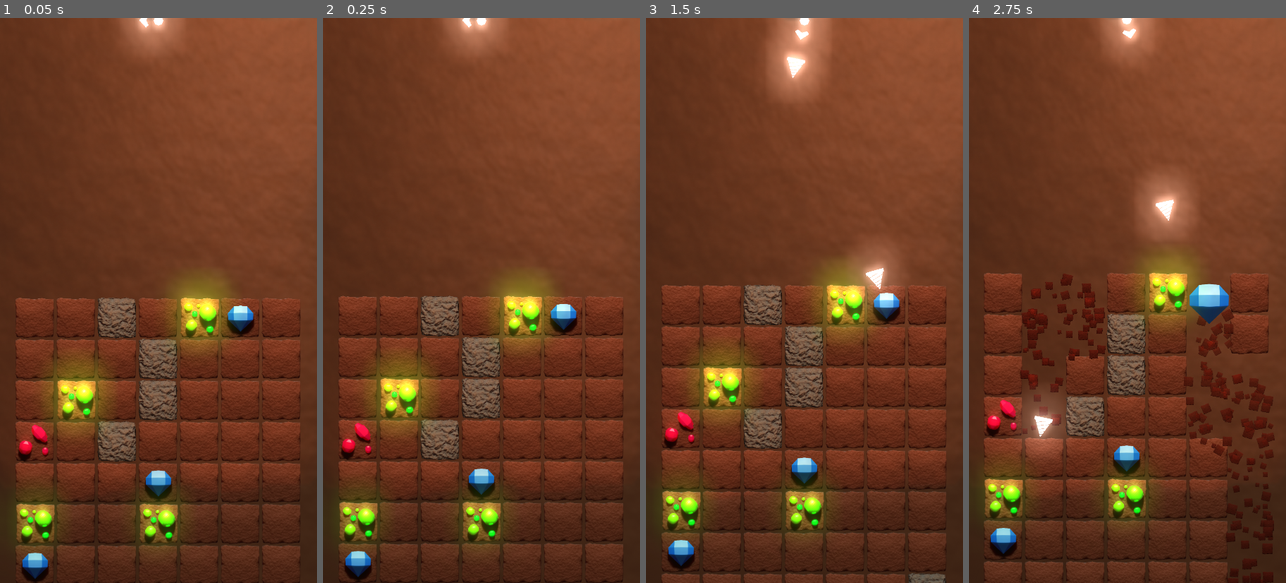
Above: before the commit, frames 1-4 (left to right).
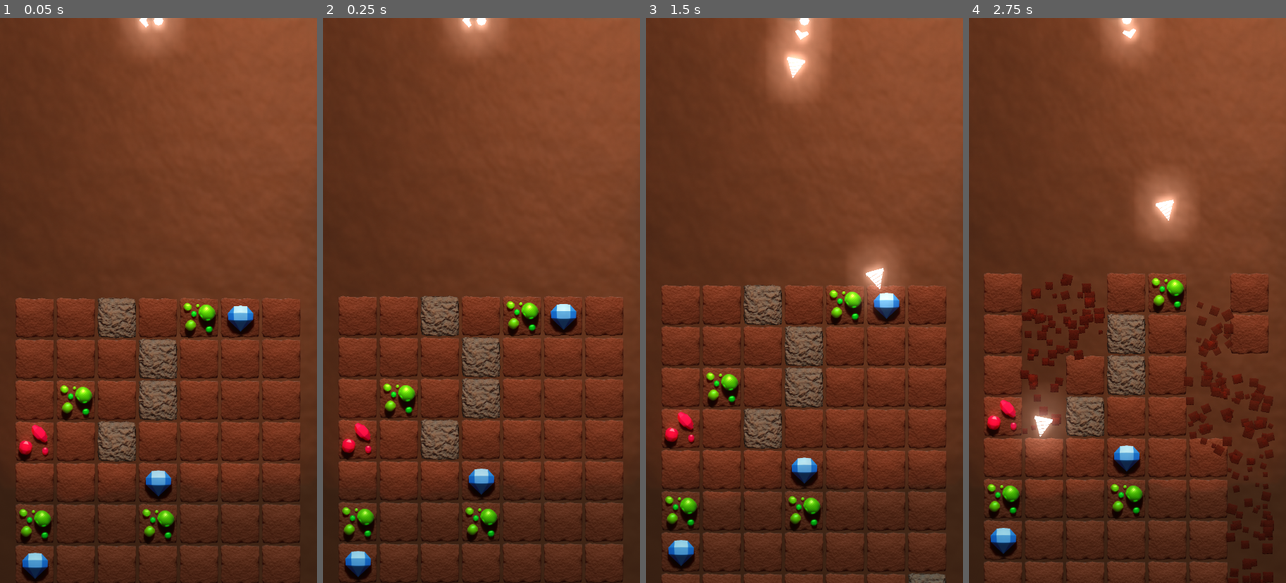
Above: after the commit, the same moments.

Repository: Maxic/arcade
Game: Godot game, scene res://main.tscn
The game is run twice, just before and just after one commit, with the same random seed, the same clock (stepped at 60 frames per second) and the same inputs.
Inputs (mouse positions are in pixels of both pictures, inside the frame that each line leads up to):
- Up to frame 1 (0.05 s): no input
- Up to frame 2 (0.25 s): no input
- Up to frame 3 (1.5 s): move the mouse to (874, 272) at 0.52 s; click (874, 272) at 0.6 s; move the mouse to (741, 328) at 1.27 s; click (741, 328) at 1.35 s
- Up to frame 4 (2.75 s): move the mouse to (1159, 176) at 2.02 s; click (1159, 176) at 2.1 s

The runs differ from the first frame. In frame 1, 6.4% of the frame differs, in the area x 4-74%, y 45-94%; in frame 2, 6.4%, in the area x 4-74%, y 45-93%; in frame 3, 6.0%; in frame 4, 5.4%.

Commit message:
made a class for blocks

Diff:
--- a/main.tscn
+++ b/main.tscn
@@ -4,7 +4,7 @@
 [ext_resource path="res://scenes/bot.tscn" type="PackedScene" id=2]
 [ext_resource path="res://script/shake_cam.gd" type="Script" id=3]
 [ext_resource path="res://assets/bg.png" type="Texture" id=4]
-[ext_resource path="res://assets/emeralds_xs.png" type="Texture" id=5]
+[ext_resource path="res://assets/emerald_xs.png" type="Texture" id=5]
 [ext_resource path="res://assets/dirt_xs.png" type="Texture" id=6]
 
 [sub_resource type="RectangleShape2D" id=1]
--- a/project.godot
+++ b/project.godot
@@ -7,6 +7,16 @@
 ;   param=value ; assign values to parameters
 
 config_version=4
+
+_global_script_classes=[ {
+"base": "Node2D",
+"class": "Block",
+"language": "GDScript",
+"path": "res://script/block.gd"
+} ]
+_global_script_class_icons={
+"Block": ""
+}
 
 [application]
 
--- /dev/null
+++ b/scenes/block_collider.tscn
@@ -0,0 +1,14 @@
+[gd_scene load_steps=3 format=2]
+
+[ext_resource path="res://script/block_collider.gd" type="Script" id=1]
+
+[sub_resource type="RectangleShape2D" id=1]
+extents = Vector2( 70, 70 )
+
+[node name="block_collider" type="Area2D"]
+script = ExtResource( 1 )
+
+[node name="collisionshape" type="CollisionShape2D" parent="."]
+shape = SubResource( 1 )
+
+[connection signal="body_entered" from="." to="." method="_on_block_collider_body_entered"]
--- a/scenes/diamond_block.tscn
+++ /dev/null
@@ -1,33 +0,0 @@
-[gd_scene load_steps=6 format=2]
-
-[ext_resource path="res://assets/diamond_xs.png" type="Texture" id=1]
-[ext_resource path="res://script/diamond_block.gd" type="Script" id=2]
-
-[sub_resource type="Shader" id=1]
-code = "shader_type canvas_item;
-
-void vertex() {
-  // Animate Sprite moving in big circle around its location
-  VERTEX += vec2(cos(TIME)*100.0, sin(TIME)*100.0);
-}"
-
-[sub_resource type="ShaderMaterial" id=2]
-shader = SubResource( 1 )
-
-[sub_resource type="RectangleShape2D" id=3]
-extents = Vector2( 70, 70 )
-
-[node name="block" type="Area2D"]
-material = SubResource( 2 )
-script = ExtResource( 2 )
-
-[node name="sprite" type="Sprite" parent="."]
-texture = ExtResource( 1 )
-centered = false
-
-[node name="block_collider" type="CollisionShape2D" parent="."]
-visible = false
-position = Vector2( 70, 70 )
-shape = SubResource( 3 )
-
-[connection signal="body_entered" from="." to="." method="_on_dirt_block_body_entered"]
--- a/scenes/dirt_block.tscn
+++ /dev/null
@@ -1,33 +0,0 @@
-[gd_scene load_steps=6 format=2]
-
-[ext_resource path="res://assets/dirt_xs.png" type="Texture" id=1]
-[ext_resource path="res://script/dirt_block.gd" type="Script" id=2]
-
-[sub_resource type="Shader" id=1]
-code = "shader_type canvas_item;
-
-void vertex() {
-  // Animate Sprite moving in big circle around its location
-  VERTEX += vec2(cos(TIME)*100.0, sin(TIME)*100.0);
-}"
-
-[sub_resource type="ShaderMaterial" id=2]
-shader = SubResource( 1 )
-
-[sub_resource type="RectangleShape2D" id=3]
-extents = Vector2( 70, 70 )
-
-[node name="block" type="Area2D"]
-material = SubResource( 2 )
-script = ExtResource( 2 )
-
-[node name="sprite" type="Sprite" parent="."]
-texture = ExtResource( 1 )
-centered = false
-
-[node name="block_collider" type="CollisionShape2D" parent="."]
-visible = false
-position = Vector2( 70, 70 )
-shape = SubResource( 3 )
-
-[connection signal="body_entered" from="." to="." method="_on_dirt_block_body_entered"]
--- a/scenes/emerald_block.tscn
+++ /dev/null
@@ -1,35 +0,0 @@
-[gd_scene load_steps=6 format=2]
-
-[ext_resource path="res://assets/emeralds_xs.png" type="Texture" id=1]
-[ext_resource path="res://script/emerald_block.gd" type="Script" id=2]
-
-[sub_resource type="Shader" id=1]
-code = "shader_type canvas_item;
-
-void vertex() {
-  // Animate Sprite moving in big circle around its location
-  VERTEX += vec2(cos(TIME)*100.0, sin(TIME)*100.0);
-}"
-
-[sub_resource type="ShaderMaterial" id=2]
-shader = SubResource( 1 )
-
-[sub_resource type="RectangleShape2D" id=3]
-extents = Vector2( 70, 70 )
-
-[node name="block" type="Area2D"]
-material = SubResource( 2 )
-script = ExtResource( 2 )
-
-[node name="sprite" type="Sprite" parent="."]
-modulate = Color( 1.5, 1.5, 1.5, 1 )
-position = Vector2( 2.82849, 0 )
-texture = ExtResource( 1 )
-centered = false
-
-[node name="block_collider" type="CollisionShape2D" parent="."]
-visible = false
-position = Vector2( 70, 70 )
-shape = SubResource( 3 )
-
-[connection signal="body_entered" from="." to="." method="_on_dirt_block_body_entered"]
--- a/scenes/rock_block.tscn
+++ /dev/null
@@ -1,33 +0,0 @@
-[gd_scene load_steps=6 format=2]
-
-[ext_resource path="res://assets/rock_xs.png" type="Texture" id=1]
-[ext_resource path="res://script/rock_block.gd" type="Script" id=2]
-
-[sub_resource type="Shader" id=1]
-code = "shader_type canvas_item;
-
-void vertex() {
-  // Animate Sprite moving in big circle around its location
-  VERTEX += vec2(cos(TIME)*100.0, sin(TIME)*100.0);
-}"
-
-[sub_resource type="ShaderMaterial" id=2]
-shader = SubResource( 1 )
-
-[sub_resource type="RectangleShape2D" id=3]
-extents = Vector2( 70, 70 )
-
-[node name="block" type="Area2D"]
-material = SubResource( 2 )
-script = ExtResource( 2 )
-
-[node name="sprite" type="Sprite" parent="."]
-texture = ExtResource( 1 )
-centered = false
-
-[node name="block_collider" type="CollisionShape2D" parent="."]
-visible = false
-position = Vector2( 70, 70 )
-shape = SubResource( 3 )
-
-[connection signal="body_entered" from="." to="." method="_on_dirt_block_body_entered"]
--- a/scenes/ruby_block.tscn
+++ /dev/null
@@ -1,33 +0,0 @@
-[gd_scene load_steps=6 format=2]
-
-[ext_resource path="res://assets/ruby_xs.png" type="Texture" id=1]
-[ext_resource path="res://script/ruby_block.gd" type="Script" id=2]
-
-[sub_resource type="Shader" id=1]
-code = "shader_type canvas_item;
-
-void vertex() {
-  // Animate Sprite moving in big circle around its location
-  VERTEX += vec2(cos(TIME)*100.0, sin(TIME)*100.0);
-}"
-
-[sub_resource type="ShaderMaterial" id=2]
-shader = SubResource( 1 )
-
-[sub_resource type="RectangleShape2D" id=3]
-extents = Vector2( 70, 70 )
-
-[node name="block" type="Area2D"]
-material = SubResource( 2 )
-script = ExtResource( 2 )
-
-[node name="sprite" type="Sprite" parent="."]
-texture = ExtResource( 1 )
-centered = false
-
-[node name="block_collider" type="CollisionShape2D" parent="."]
-visible = false
-position = Vector2( 70, 70 )
-shape = SubResource( 3 )
-
-[connection signal="body_entered" from="." to="." method="_on_dirt_block_body_entered"]
--- /dev/null
+++ b/script/block.gd
@@ -0,0 +1,49 @@
+extends Node2D
+class_name Block
+
+# preload assets and scenes
+var rock_sprite = preload("res://assets/rock_xs.png")
+var diamond_sprite = preload("res://assets/diamond_xs.png")
+var emerald_sprite = preload("res://assets/emerald_xs.png")
+var dirt_sprite = preload("res://assets/dirt_xs.png")
+var ruby_sprite = preload("res://assets/ruby_xs.png")
+
+var collider_scene = preload("res://scenes/block_collider.tscn")
+var particles_scene = preload("res://scenes/dirt_block_particles.tscn")
+
+func _init(type):
+	# General initialization needed for all types of blocks
+	var sprite = Sprite.new()
+	sprite.centered = false
+
+	var collider = collider_scene.instance()
+	collider.position = Vector2(collider.position.x + 70, collider.position.y + 70)
+	add_child(collider)
+
+	add_to_group("blocks")
+
+	# Set type
+	if type == "dirt":
+		sprite.texture = dirt_sprite
+	elif type == "emerald":
+		sprite.texture = emerald_sprite
+	elif type == "diamond":
+		sprite.texture = diamond_sprite
+	elif type == "ruby":
+		sprite.texture = ruby_sprite
+	elif type == "rock":
+		sprite.texture = rock_sprite
+
+	# add children
+	add_child(sprite)
+
+func destroy(body):
+	if body.is_in_group("drill"):
+		get_node("/root/main/shake_cam").trigger_shake = true
+
+		var particles = particles_scene.instance()
+		particles.position = Vector2(global_position.x + 70, global_position.y + 70)
+		particles.emitting = true
+		get_parent().add_child(particles)
+
+		queue_free()
--- /dev/null
+++ b/script/block_collider.gd
@@ -0,0 +1,4 @@
+extends Area2D
+
+func _on_block_collider_body_entered(body):
+	get_parent().destroy(body)
--- a/script/game_logic.gd
+++ b/script/game_logic.gd
@@ -13,19 +13,13 @@
 export var grid_height = 100
 export var grid_width = 7
 
-var dirt_block_scene = preload("res://scenes/dirt_block.tscn")
-var emerald_block_scene = preload("res://scenes/emerald_block.tscn")
-var rock_block_scene = preload("res://scenes/rock_block.tscn")
-var ruby_block_scene = preload("res://scenes/ruby_block.tscn")
-var diamond_block_scene = preload("res://scenes/diamond_block.tscn")
-
 func _ready():
 	# Populate dict with [roll_weight, acc_weight]
-	block_dict[dirt_block_scene] = 		[3.0, 0.0]
-	block_dict[emerald_block_scene] = 	[0.2, 0.0]
-	block_dict[diamond_block_scene] = 	[0.1, 0.0]
-	block_dict[ruby_block_scene] = 		[0.2, 0.0]
-	block_dict[rock_block_scene] = 		[0.3, 0.0]
+	block_dict["dirt"] = 	[3.0, 0.0]
+	block_dict["emerald"] = [0.2, 0.0]
+	block_dict["diamond"] = [0.1, 0.0]
+	block_dict["ruby"] = 	[0.2, 0.0]
+	block_dict["rock"] = 	[0.3, 0.0]
 
 	# initialize the dict so blocks can be picked
 	init_probabilities(block_dict)
@@ -36,12 +30,12 @@
 
 	for row_i in range(grid_height):
 		for block_i in range(grid_width):
-			var block = pick_some_object(block_dict).instance()
+			var block = Block.new(pick_some_object(block_dict))
 			block.position.x = (block_size * block_i) + margin_horizontal
 			block.position.y = (block_size * row_i) + block_start_height
 			add_child(block)
 
-func _physics_process(delta):
+func _physics_process(_delta):
 	for block in get_tree().get_nodes_in_group("blocks"):
 		block.position.y -= block_speed
 
Renamed: assets/emeralds_xs.png -> assets/emerald_xs.png
Not shown, changed: assets/emerald_xs.png.import
